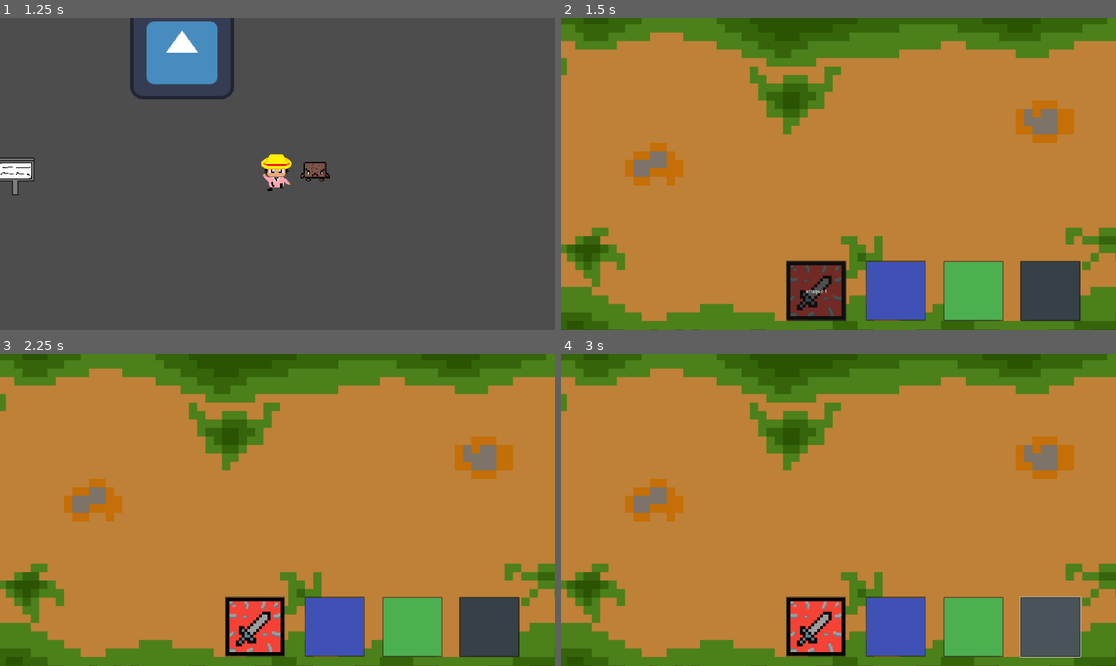
Above: before the commit, frames 1-4 (two rows, left to right).
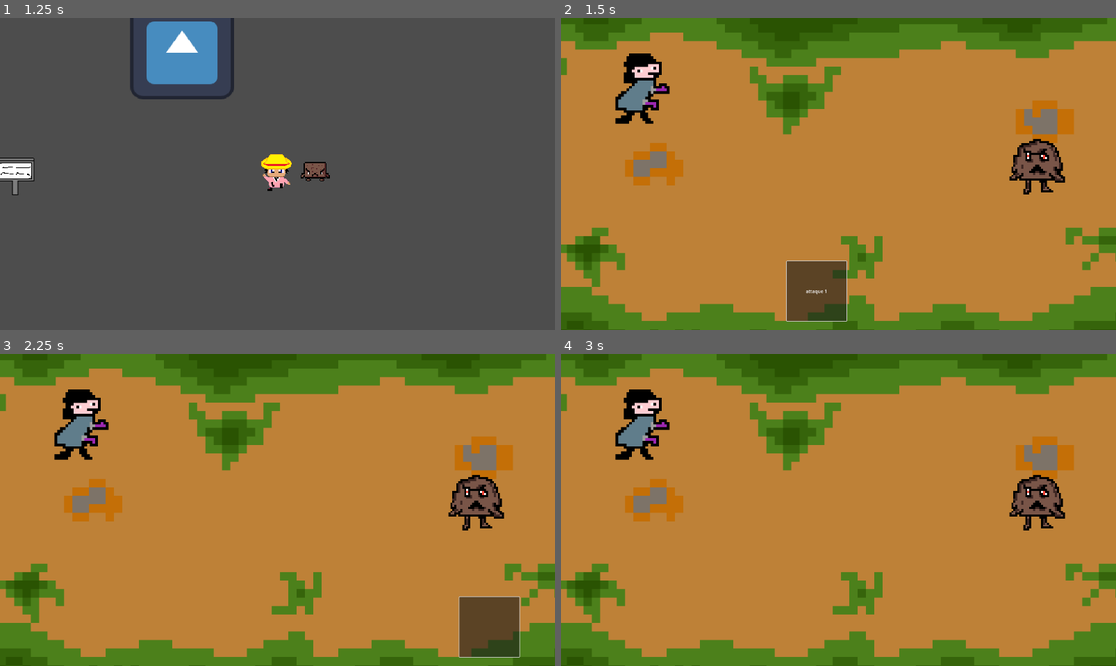
Above: after the commit, the same moments.

Repository: Poridaby/Pori-The-Game
Game: Godot game, scene res://scenes/décor_explo/Inser_ellenon.tscn
Two runs of this game, one before a commit and one after it. Both use one fixed random seed, a clock stepped at 60 frames per second and the inputs below. The engine's default icon, where the game draws it, is replaced by a stand-in: a white triangle on a blue panel in a dark square.
Inputs (mouse positions are in pixels of both pictures, inside the frame that each line leads up to):
- Up to frame 1 (1.25 s): tap Enter at 0.5 s; hold D (move_right) from 0.53 s (still down); tap Space (interact) at 0.6 s
- Up to frame 2 (1.5 s): release D (move_right) at 1.28 s; hold S (move_down) from 1.28 s (still down); tap Space (interact) at 1.35 s
- Up to frame 3 (2.25 s): release S (move_down) at 2 s; click (255, 625) at 2.02 s
- Up to frame 4 (3 s): click (1049, 628) at 2.75 s

Frame 1 is identical in both runs. In frame 2, 11% of the frame differs, in the area x 9-94%, y 11-98%; in frame 3, 11%; in frame 4, 11%.
Error before the commit: Parse Error: Cannot find member "multi" in base "Array[Attack]". (res://script/combat_script/combat.gd:76)

Commit message:
bug_attack_enemy_fixed

Diff:
--- a/pori-the-game/scenes/enemy_explo/ptitcrote.tscn
+++ b/pori-the-game/scenes/enemy_explo/ptitcrote.tscn
@@ -1,11 +1,10 @@
-[gd_scene load_steps=10 format=3 uid="uid://ct7p06r0bcx08"]
+[gd_scene load_steps=9 format=3 uid="uid://ct7p06r0bcx08"]
 
 [ext_resource type="PackedScene" uid="uid://bssw6l8yhu13w" path="res://scenes/enemy_explo/Enemy.tscn" id="1_x77ld"]
 [ext_resource type="Texture2D" uid="uid://cvr5pl8jlh3a8" path="res://objet/ptitecrote_map.png" id="2_c3r5j"]
 [ext_resource type="Script" uid="uid://34f17bpejjs5" path="res://script/warp_script/touch_enemy.gd" id="2_n83ry"]
 [ext_resource type="Texture2D" uid="uid://bl1hn5uijamw" path="res://objet/enemie.png" id="3_evxox"]
 [ext_resource type="Script" uid="uid://x40isc0mxtcj" path="res://script/class_script/stats.gd" id="3_slwik"]
-[ext_resource type="Script" uid="uid://7qvfyw3p2u8" path="res://script/class_script/attack.gd" id="6_emv5n"]
 [ext_resource type="Script" uid="uid://dwks8wmtpd5yl" path="res://script/enemy_script/ptitecrote_attack.gd" id="7_iu0t2"]
 
 [sub_resource type="Resource" id="Resource_c3r5j"]
@@ -38,7 +37,7 @@
 [node name="Area2D" parent="." index="2"]
 script = ExtResource("2_n83ry")
 base_stats = SubResource("Resource_c3r5j")
-attacks = Array[ExtResource("6_emv5n")]([SubResource("Resource_gdwcw")])
+attacks = SubResource("Resource_emv5n")
 
 [node name="CollisionShape2D" parent="Area2D" index="0"]
 position = Vector2(-2, 4)
--- a/pori-the-game/script/combat_script/BattleManager.gd
+++ b/pori-the-game/script/combat_script/BattleManager.gd
@@ -2,9 +2,9 @@
 
 var enemy_runtime_stats: Stats
 var player_runtime_stats: Stats
-var enemy_runtime_attack: Array[Attack]
+var enemy_runtime_attack: Attack
 
-func start_battle(enemy_base_stats: Stats, enemy_attack: Array[Attack]) -> void:
+func start_battle(enemy_base_stats: Stats, enemy_attack: Attack) -> void:
 	enemy_runtime_stats = enemy_base_stats.duplicate(true)
 	enemy_runtime_attack = enemy_attack.duplicate(true)
 	player_runtime_stats = PlayerManager.player_base_stats.duplicate(true)
--- a/pori-the-game/script/combat_script/combat.gd
+++ b/pori-the-game/script/combat_script/combat.gd
@@ -9,7 +9,7 @@
 var enemy_stats: Stats
 
 #Récup les attaques des combattants
-var enemy_attack: Array[Attack]
+var enemy_attack: Attack
 
 func turn_player():
 	# Rend visible l'HUD et lance la fonction de sélection d'action
--- a/pori-the-game/script/warp_script/touch_enemy.gd
+++ b/pori-the-game/script/warp_script/touch_enemy.gd
@@ -2,7 +2,7 @@
 class_name Enemy
 
 @export var base_stats: Stats
-@export var attacks: Array[Attack]
+@export var attacks: Attack
 
 func _on_body_entered(body):
 	if body is Player:
Not shown: 1 places in pori-the-game/scenes/enemy_explo/ptitcrote.tscn that only renumber resources
